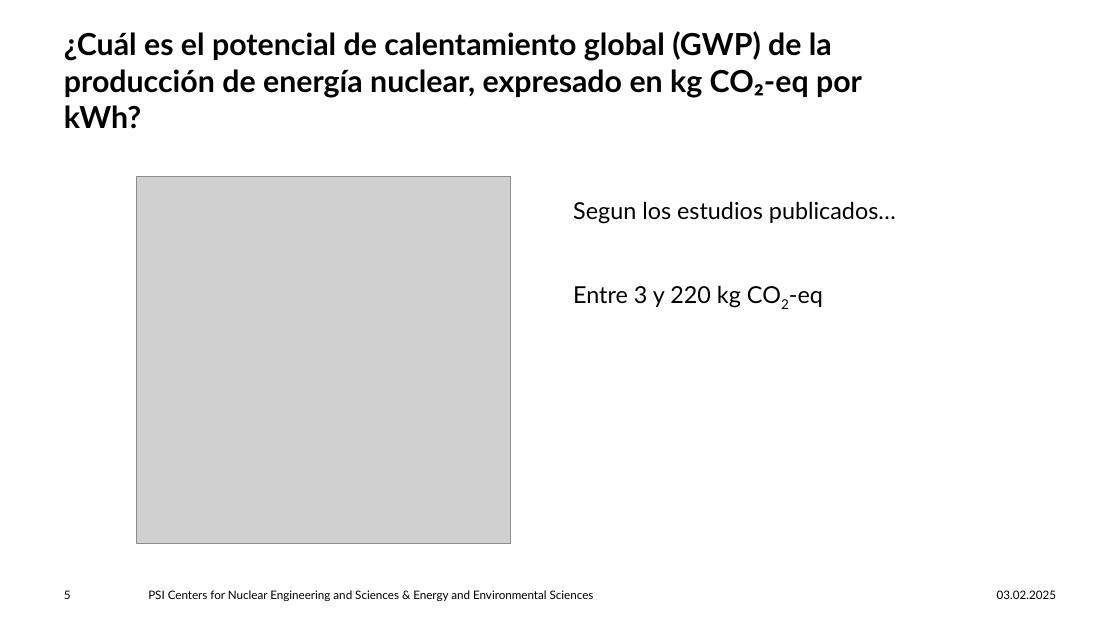
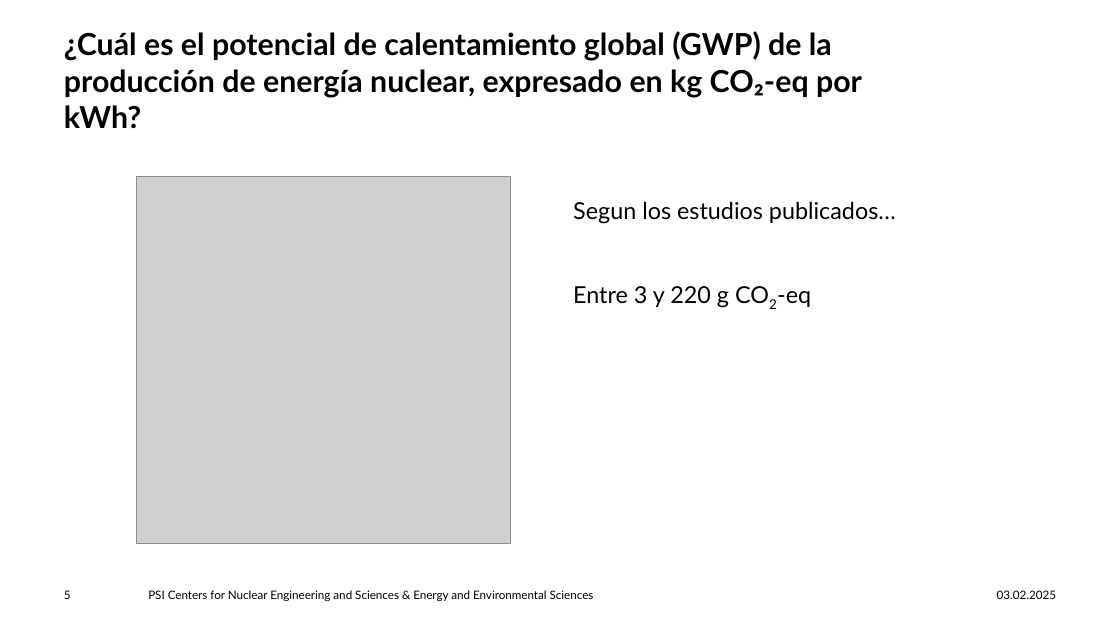
Before and after one commit to Depart-de-Sentier/Schools-2025-February-Peru, a slide deck: slide 5 of material/febrero-5/lca_algebraic - Nuclear energy.pptx. Drawn at 1120x630 pixels with LibreOffice and Linux fonts; fonts in the diff are those of the drawing; grey boxes stand for pictures; background and template pictures are left out. Boxes give left, top, right and bottom in pixels: in the first picture for what was removed or moved away, otherwise in the second. Text is boxed around its words. In the diff, an @@ line names an element or a change of style, - is before the commit and + after.

```diff
--- a/material/febrero-5/lca_algebraic - Nuclear energy.pptx
+++ b/material/febrero-5/lca_algebraic - Nuclear energy.pptx
@@ text at bbox=[573, 286, 811, 308]: text changed @@
-Entre 3 y 220 kg CO2-eq
+Entre 3 y 220 g CO2-eq
```
Also in this commit, not shown: 4 other files.
